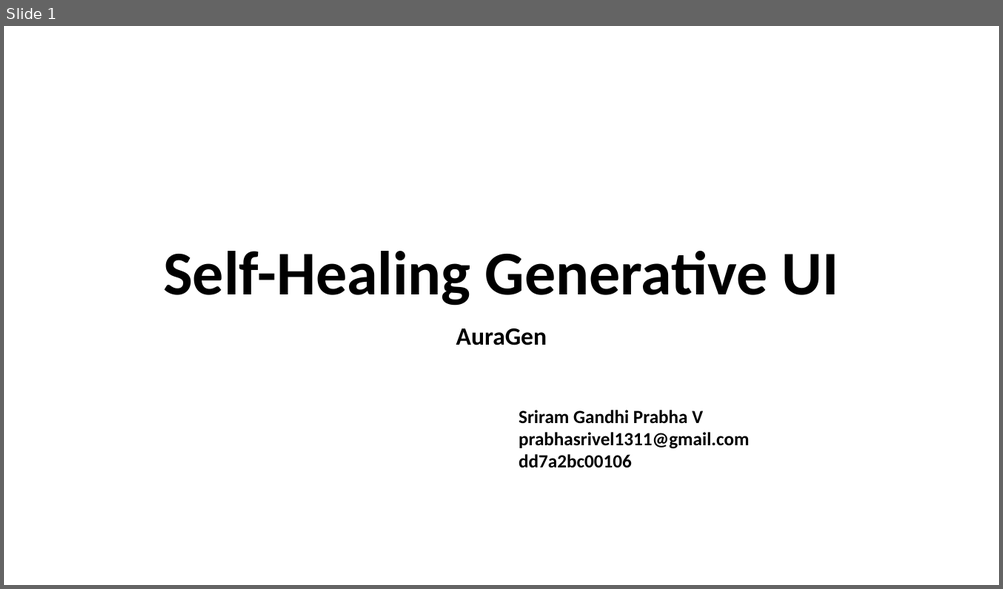
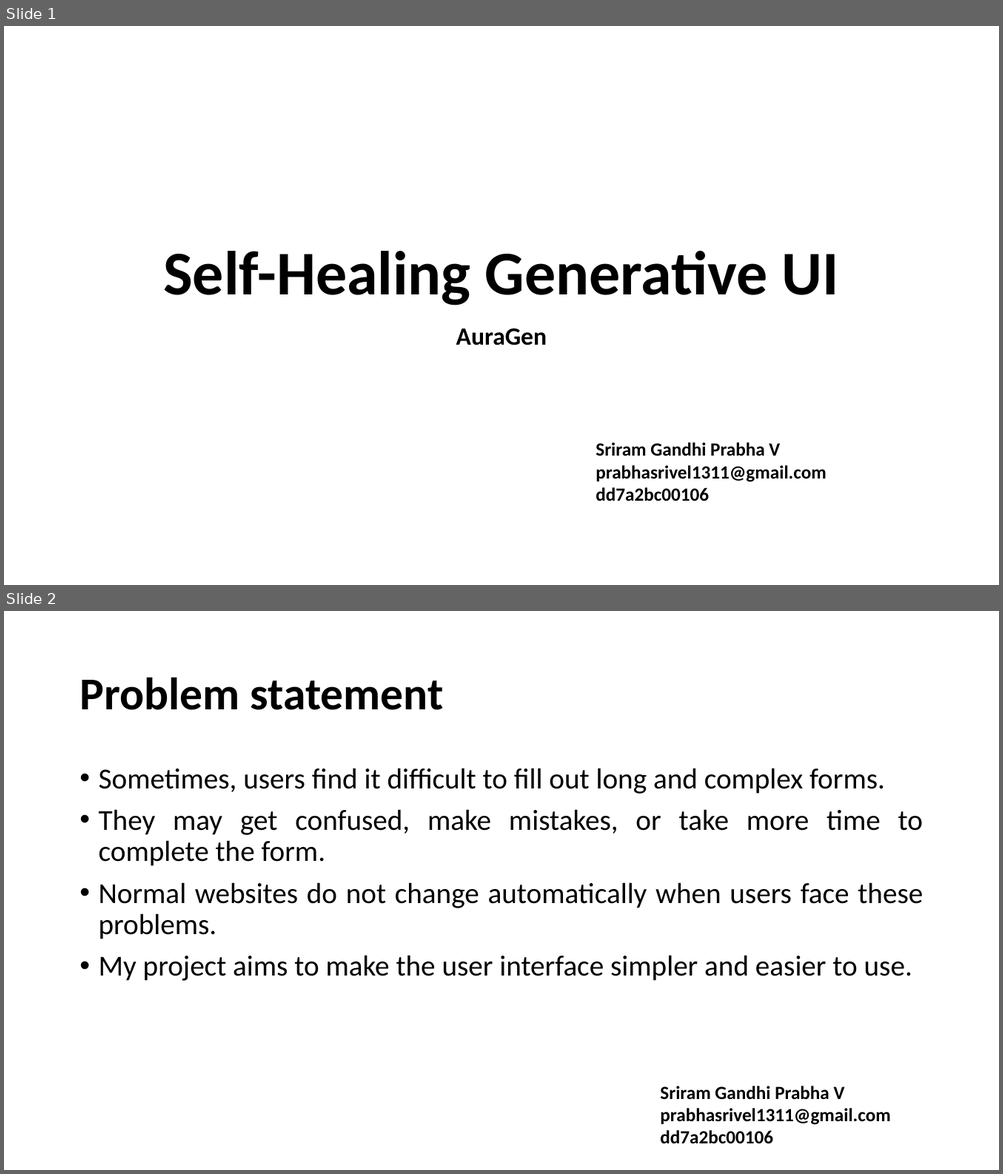
Before and after one commit to PrabhaVeluchamy/auragen-self-healing-generative-ui, a slide deck: REVIEW PART.pptx. Shown one above the other, each under a label of ours: slide 1 before the commit, slides 1 and 2 after it. The pictures are 1003x589 and 1003x1174 pixels, drawn with LibreOffice and Linux fonts; fonts in the diff are those of the drawing. Boxes give left, top, right and bottom in pixels: in the first picture for what was removed or moved away, otherwise in the second. Text is boxed around its words. In the diff, an @@ line names an element or a change of style, - is before the commit and + after.

```diff
--- a/REVIEW PART.pptx
+++ b/REVIEW PART.pptx
@@ slide 2 added at bbox=[4, 611, 999, 1170], background #FFFFFF @@
@@ title added at bbox=[79, 677, 444, 710], 44 pt, text #000000, bold @@
+Problem statement
@@ text added at bbox=[99, 768, 922, 981], 28 pt, text #000000 @@
+• Sometimes, users find it difficult to fill out long and complex forms.
+• They may get confused, make mistakes, or take more time to complete the form.
+• Normal websites do not change automatically when users face these problems.
+• My project aims to make the user interface simpler and easier to use.
@@ text added at bbox=[660, 1086, 890, 1145], 18 pt, text #000000, bold @@
+Sriram Gandhi Prabha V
+prabhasrivel1311@gmail.com
+dd7a2bc00106
@@ slide 1 changed as well @@
@@ text "Sriram Gandhi Prabha V": place and size @@
-text "Sriram Gandhi Prabha V" at bbox=[518, 410, 748, 469]
+text "Sriram Gandhi Prabha V" at bbox=[595, 443, 825, 502]
```
Also in this commit, not shown: 4 other slides changed, 3 other slides added, 1 slide removed.
